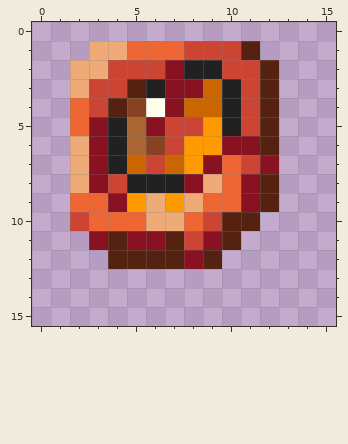
File history of a pixel-art sprite, assets/fire_core.png. The picture above is the old version.
The file is 16x16 pixels. Colours within 5 levels of each other are drawn and written as one. The old version is drawn lined up with the new one.
Now the later version:
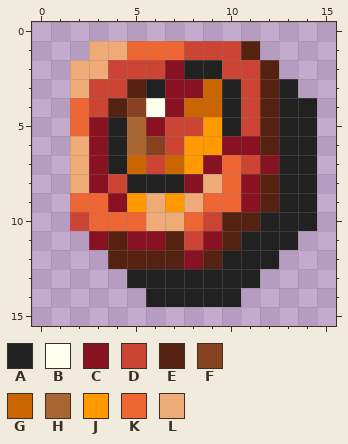
Palette (. is transparent): A #212121  B #fefeed  C #881122  D #cc4433  E #552211  F #874321  G #cb6500  H #a96532  J #ff9900  K #ee6633  L #eeaa77
The author wrote: Added shadow to core items
From old to new:
whole drawing moved by -1,-1 (the old picture is shown already moved)
Changed rows in their new state; - is an unchanged pixel.
first column x 5:
 3 --------A-
 4 --------AA
 5 --------AA
 6 --------AA
 7 --------AA
 8 --------AA
 9 --------AA
10 -------AAA
11 ------AAA-
12 -----AAA--
13 AAAAAAA---
14 -AAAAA----
Changed places in both pictures, as pixel boxes (x1, y1, x2, y2):
added: (127, 79, 317, 307)
